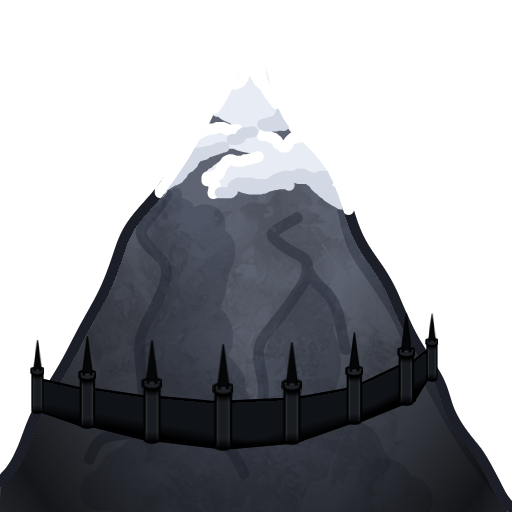
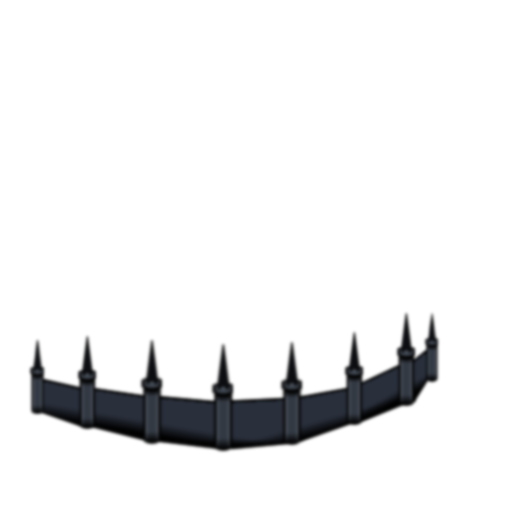
Two versions of the same layered image (w=512, h=512). Layer-by-layer changes:
added layer "Wall Merged" above "Wall" over [0, 256, 448, 512]
moved "Towers" into group "Wall" over [0, 45, 512, 512]
hid "Paint Layer 6", painted on it over [0, 45, 512, 512]
painted on "Wall Tower" (3rd of 9, in "Wall" › "Towers") over [256, 320, 384, 512]
moved "Paint Layer 8" into group "Wall" over [17, 320, 448, 448]
hid "Paint Layer 7" (2nd of 2), painted on it over [0, 320, 448, 512]
hid group "Mountain" (6 layers) over [0, 45, 512, 512]
painted on "Paint Layer 5" over [0, 45, 512, 512]
painted on "Paint Layer 4" over [0, 65, 512, 512]
painted on "Paint Layer 2" over [64, 128, 512, 512]
painted on "Paint Layer 3" over [64, 128, 448, 512]
painted on "Background" over [0, 45, 512, 512]
